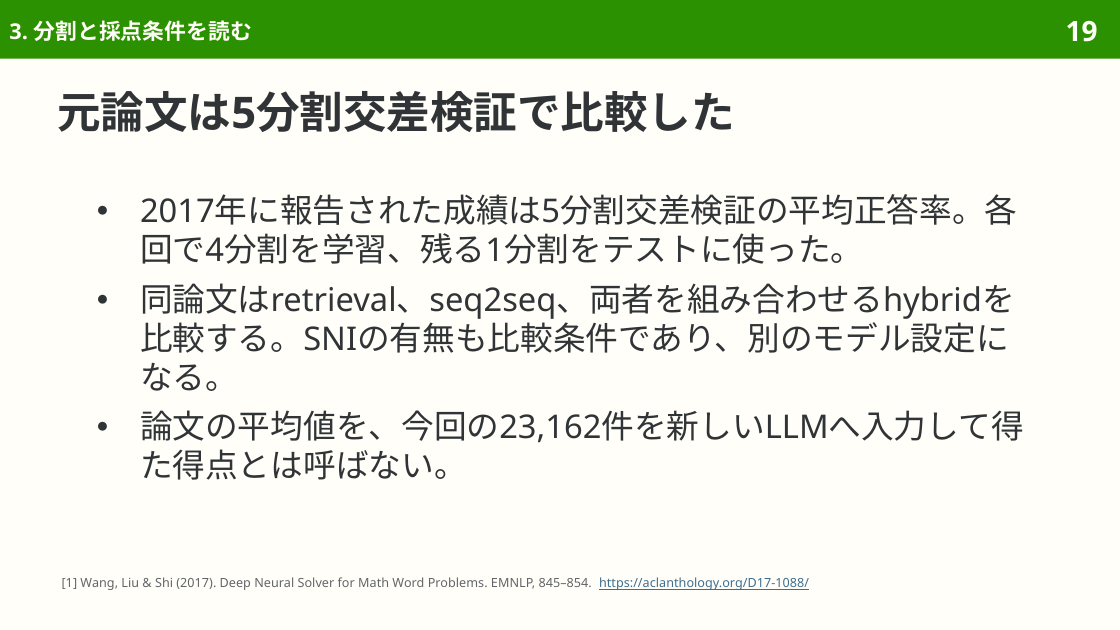
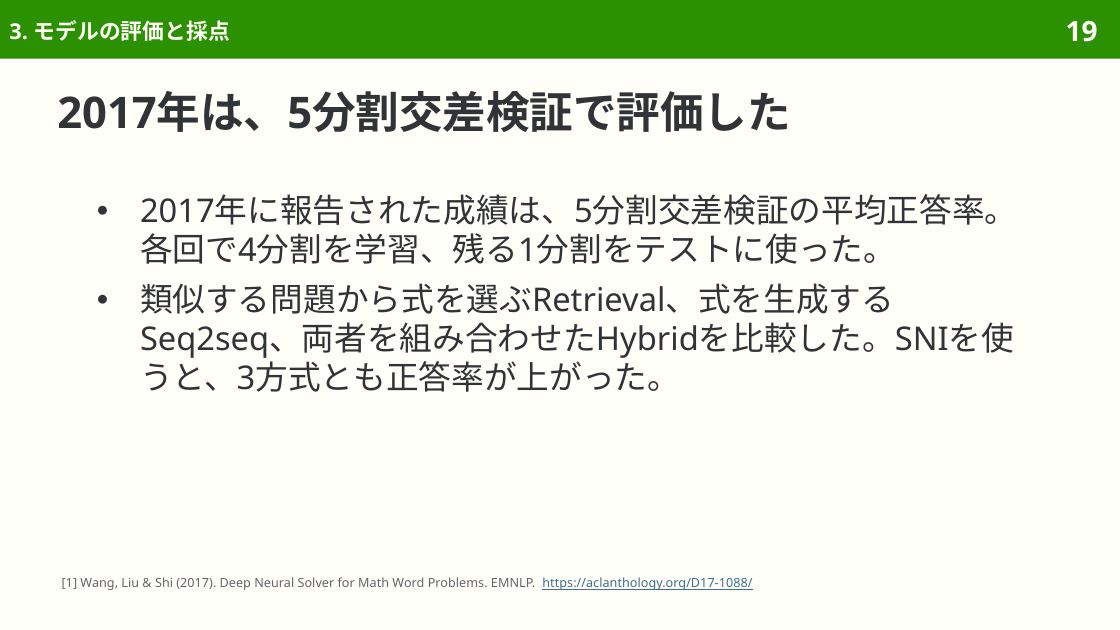
Before and after one commit to sasakiy84/datasets-in-10-minutes, a slide deck: slide 19 of slides/datasets-in-10-minutes-math23k.pptx. Drawn at 1120x630 pixels with LibreOffice and Linux fonts; fonts in the diff are those of the drawing. Boxes give left, top, right and bottom in pixels: in the first picture for what was removed or moved away, otherwise in the second. Text is boxed around its words. In the diff, an @@ line names an element or a change of style, - is before the commit and + after.

Commit message:
Rebuild Math23K around its original data, arithmetic examples and solver research

```diff
--- a/slides/datasets-in-10-minutes-math23k.pptx
+++ b/slides/datasets-in-10-minutes-math23k.pptx
@@ title at [9,20,230,41]: text changed @@
-3. 分割と採点条件を読む
+3. モデルの評価と採点
@@ title at [57,91,790,132]: text changed @@
-元論文は5分割交差検証で比較した
+2017年は、5分割交差検証で評価した
@@ text at [140,194,1017,392]: text changed @@
-● 2017年に報告された成績は5分割交差検証の平均正答率。各回で4分割を学習、残る1分割をテストに使った。
-● 同論文はretrieval、seq2seq、両者を組み合わせるhybridを比較する。SNIの有無も比較条件であり、別のモデル設定になる。
-● 論文の平均値を、今回の23,162件を新しいLLMへ入力して得た得点とは呼ばない。
+● 2017年に報告された成績は、5分割交差検証の平均正答率。各回で4分割を学習、残る1分割をテストに使った。
+● 類似する問題から式を選ぶRetrieval、式を生成するSeq2seq、両者を組み合わせたHybridを比較した。SNIを使うと、3方式とも正答率が上がった。
@@ text at [62,577,752,590]: text changed @@
-[1] Wang, Liu & Shi (2017). Deep Neural Solver for Math Word Problems. EMNLP, 845–854. https://aclanthology.org/D17-1088/
+[1] Wang, Liu & Shi (2017). Deep Neural Solver for Math Word Problems. EMNLP. https://aclanthology.org/D17-1088/
```
Also in this commit, not shown: 39 other slides changed, 1 slide added, 15 slides removed, 42 other files.
